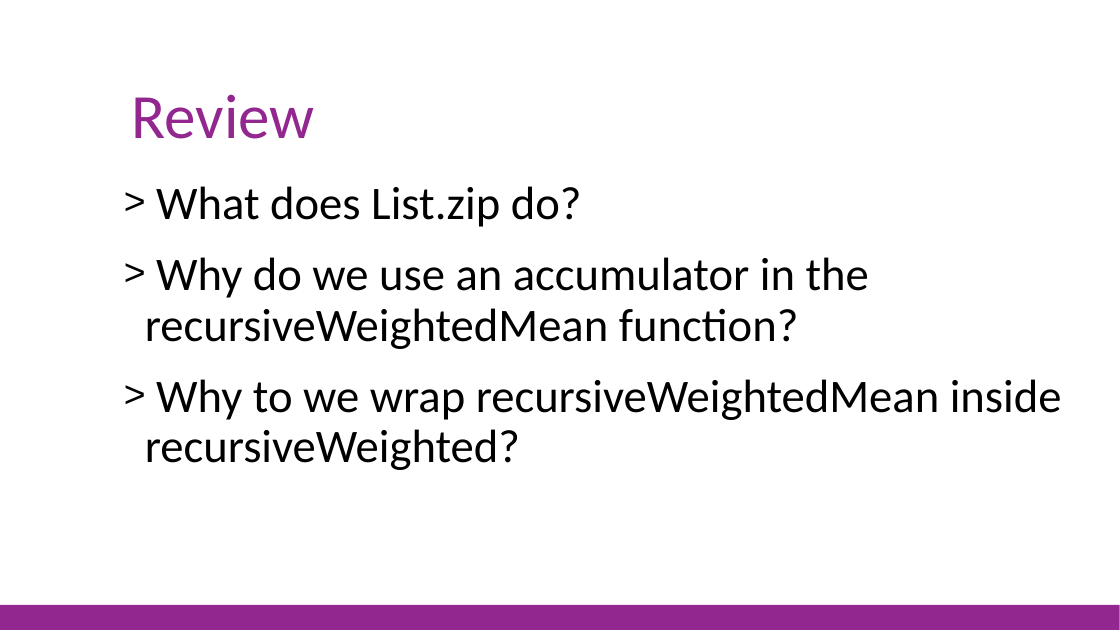
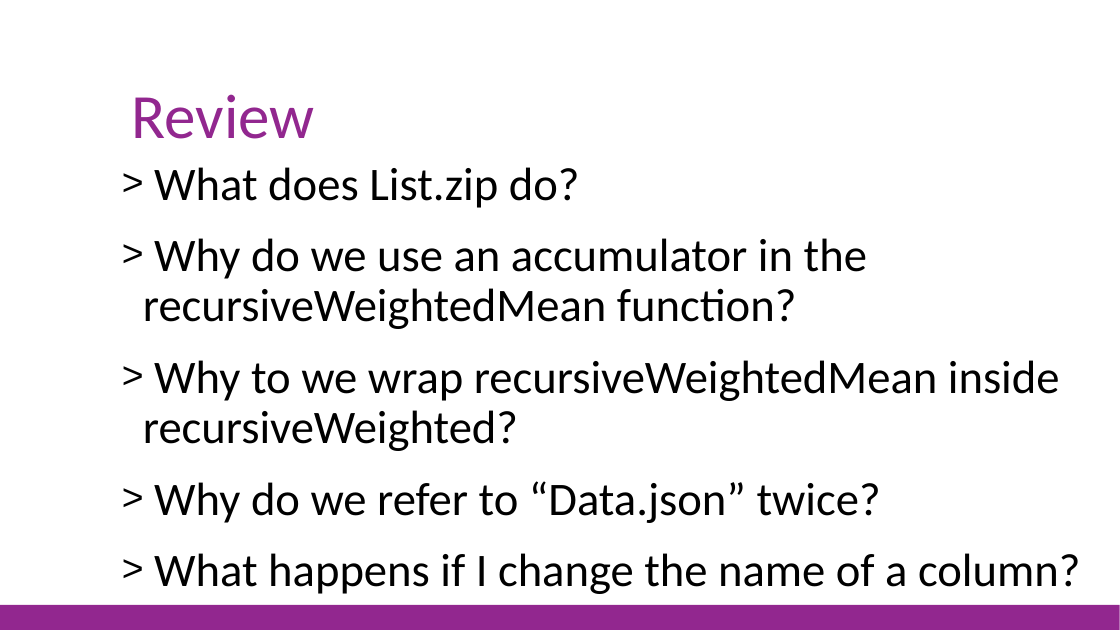
Before and after one commit to jorgef/fsharpworkshop, a slide deck: slide 84 of FSharpWorkshop_Slides.pptx (slide 81 before the commit). Drawn at 1120x630 pixels with LibreOffice and Linux fonts; fonts in the diff are those of the drawing. Boxes give left, top, right and bottom in pixels: in the first picture for what was removed or moved away, otherwise in the second. Text is boxed around its words. In the diff, an @@ line names an element or a change of style, - is before the commit and + after.

```diff
--- a/FSharpWorkshop_Slides.pptx
+++ b/FSharpWorkshop_Slides.pptx
@@ text "What does List.zip do?": place and size @@
-text "What does List.zip do?" at bbox=[145, 186, 1062, 470]
+text "What does List.zip do?" at bbox=[143, 167, 1080, 594]
@@ text at bbox=[154, 481, 1080, 594]: paragraphs added @@
+> Why do we refer to “Data.json” twice?
+> What happens if I change the name of a column?
```
Also in this commit, not shown: 8 other slides changed, 4 slides added, 1 other file.
